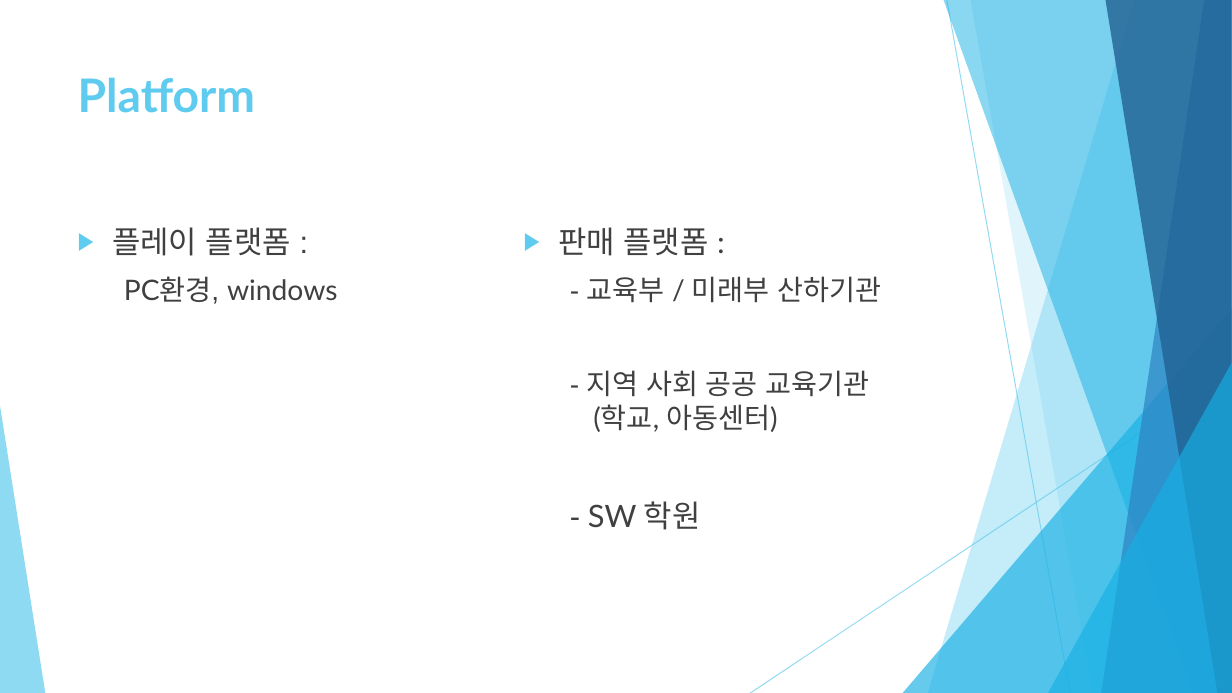
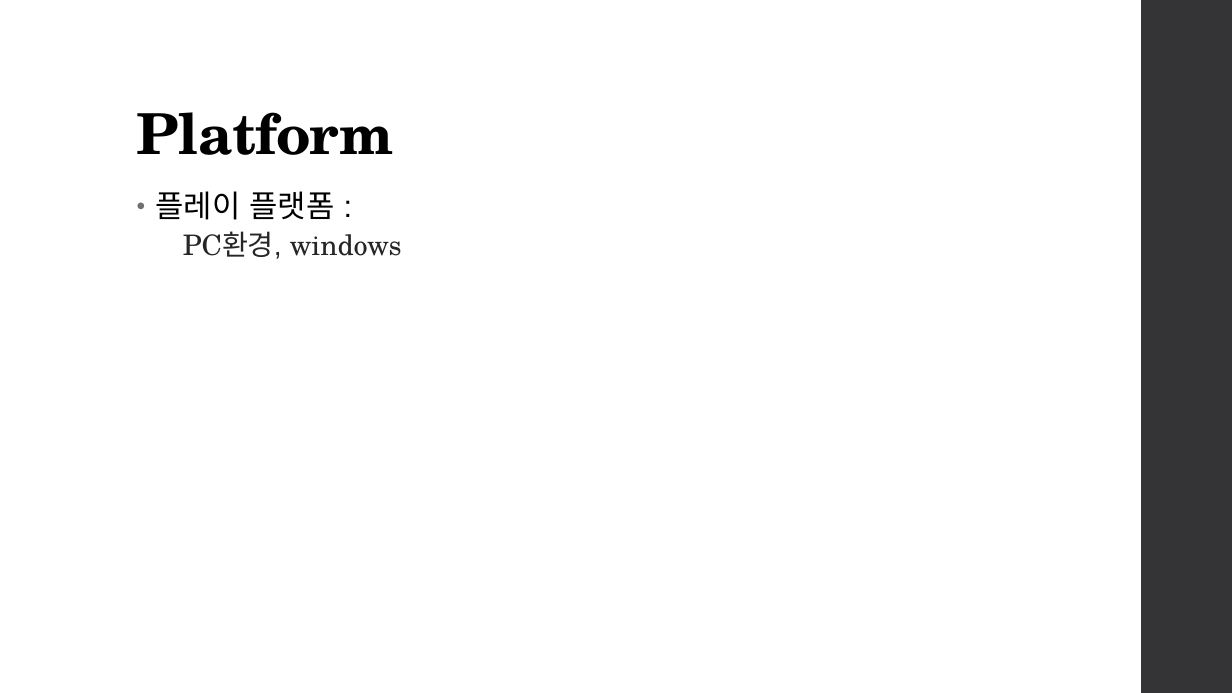
Before and after one commit to healjoo/smallprecious, a slide deck: slide 9 of 코딩교육용 퍼즐게임 제안서.pptx (slide 10 before the commit). Drawn at 1232x693 pixels with LibreOffice and Linux fonts; fonts in the diff are those of the drawing. Boxes give left, top, right and bottom in pixels: in the first picture for what was removed or moved away, otherwise in the second. Text is boxed around its words. In the diff, an @@ line names an element or a change of style, - is before the commit and + after.

```diff
--- a/코딩교육용 퍼즐게임 제안서.pptx
+++ b/코딩교육용 퍼즐게임 제안서.pptx
@@ rectangle added at <box>1141,0,1232,693</box>, fill #353537 @@
@@ title "Platform": place and size @@
-title "Platform" at <box>78,77,255,113</box>
+title "Platform" at <box>137,112,394,155</box>
@@ title "Platform" at <box>137,112,394,155</box>: size 36 to 44 pt, font Lato to TeX Gyre Schola, text colour #5FCBEF to #000000, letter spacing 0 to -0.5 pt; line spacing 1 to 0.9; vertical alignment top to bottom @@
@@ text "플레이 플랫폼 :": place and size @@
-text "플레이 플랫폼 :" at <box>112,227,337,304</box>
+text "플레이 플랫폼 :" at <box>155,191,402,259</box>
@@ text "플레이 플랫폼 :" at <box>155,191,402,259</box>: text colour #404040 to #000000, letter spacing 0 to 0.1 pt in "플레이 플랫폼 :"; font Lato to TeX Gyre Schola, text colour #404040 to #262626 in "PC환경, windows"; bullet ▶ to •; line spacing 1 to 0.95; more space between paragraphs; bullet colour #5FCBEF to #6F6F74; line spacing 1 to 0.9; less space between paragraphs @@
@@ text removed at <box>558,227,882,530</box> @@
-▶ 판매 플랫폼 :
-  - 교육부 / 미래부 산하기관
-  - 지역 사회 공공 교육기관 (학교, 아동센터)
-- SW 학원
@@ group removed at <box>0,0,1232,693</box>: 5 freeform shapes, 3 triangles, 2 lines @@
```
Also in this commit, not shown: 8 other slides changed, 1 slide added, 2 slides removed, 6 other files.
